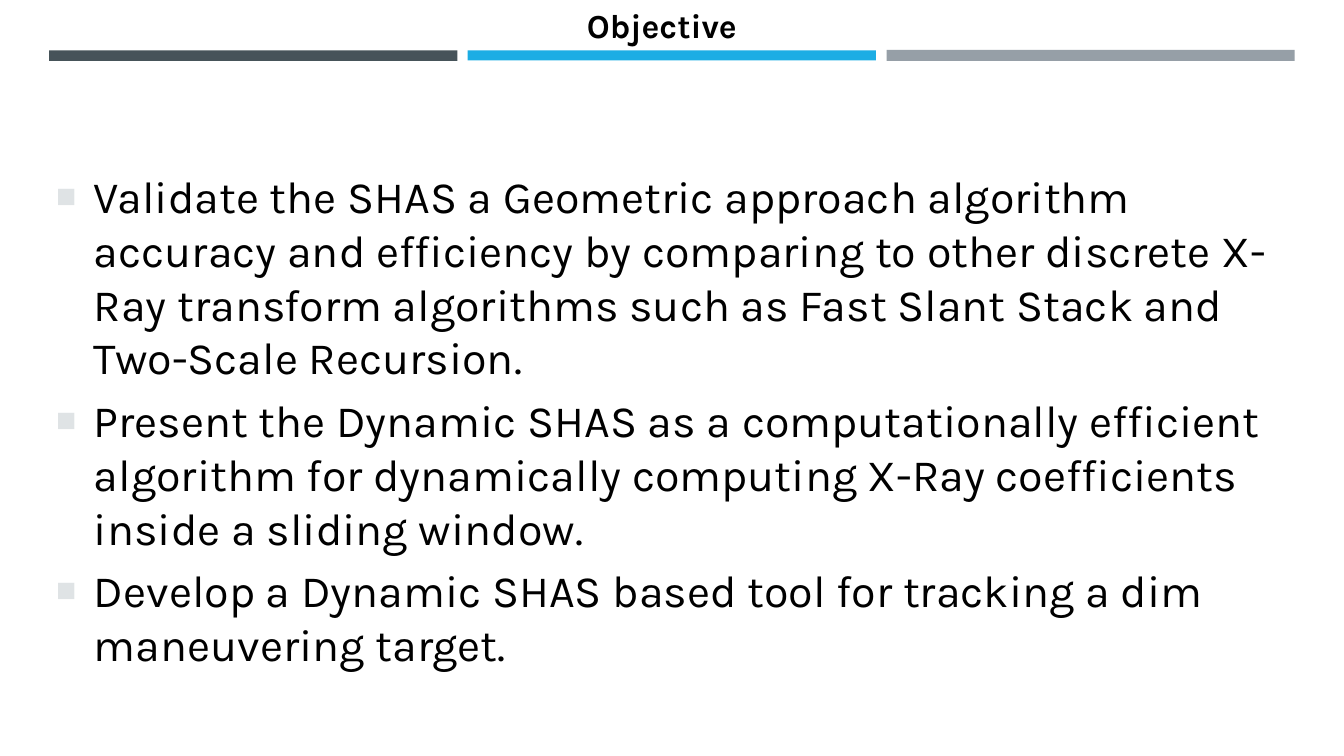
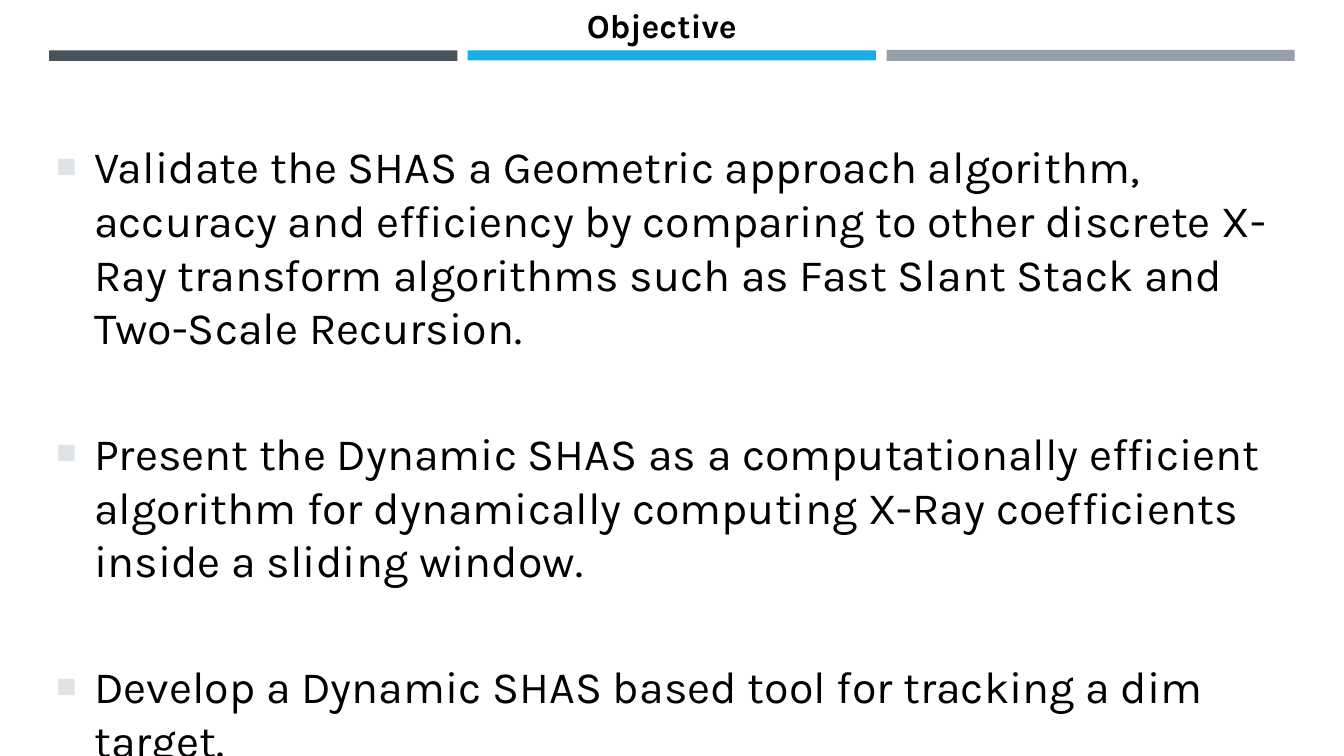
Before and after one commit to gvol11/MGA-MFD, a slide deck: slide 7 of Future Forward.pptx (slide 6 before the commit). Drawn at 1344x756 pixels with LibreOffice and Linux fonts; fonts in the diff are those of the drawing. Boxes give left, top, right and bottom in pixels: in the first picture for what was removed or moved away, otherwise in the second. Text is boxed around its words. In the diff, an @@ line names an element or a change of style, - is before the commit and + after.

```diff
--- a/Future Forward.pptx
+++ b/Future Forward.pptx
@@ text "Validate the SHAS a Geometric ..." moved from (x1=94, y1=182, x2=1265, y2=672) to (x1=94, y1=152, x2=1266, y2=714) @@
@@ text at (x1=94, y1=152, x2=1266, y2=345): text changed @@
-■ Validate the SHAS a Geometric approach algorithm accuracy and efficiency by comparing to other discrete X-Ray transform algorithms such as Fast Slant Stack and Two-Scale Recursion.
+■ Validate the SHAS a Geometric approach algorithm, accuracy and efficiency by comparing to other discrete X-Ray transform algorithms such as Fast Slant Stack and Two-Scale Recursion.
@@ text at (x1=94, y1=672, x2=1203, y2=714): text changed @@
-■ Develop a Dynamic SHAS based tool for tracking a dim maneuvering target.
+■ Develop a Dynamic SHAS based tool for tracking a dim target.
```
Also in this commit, not shown: 1 other slide changed, 21 slides added.
